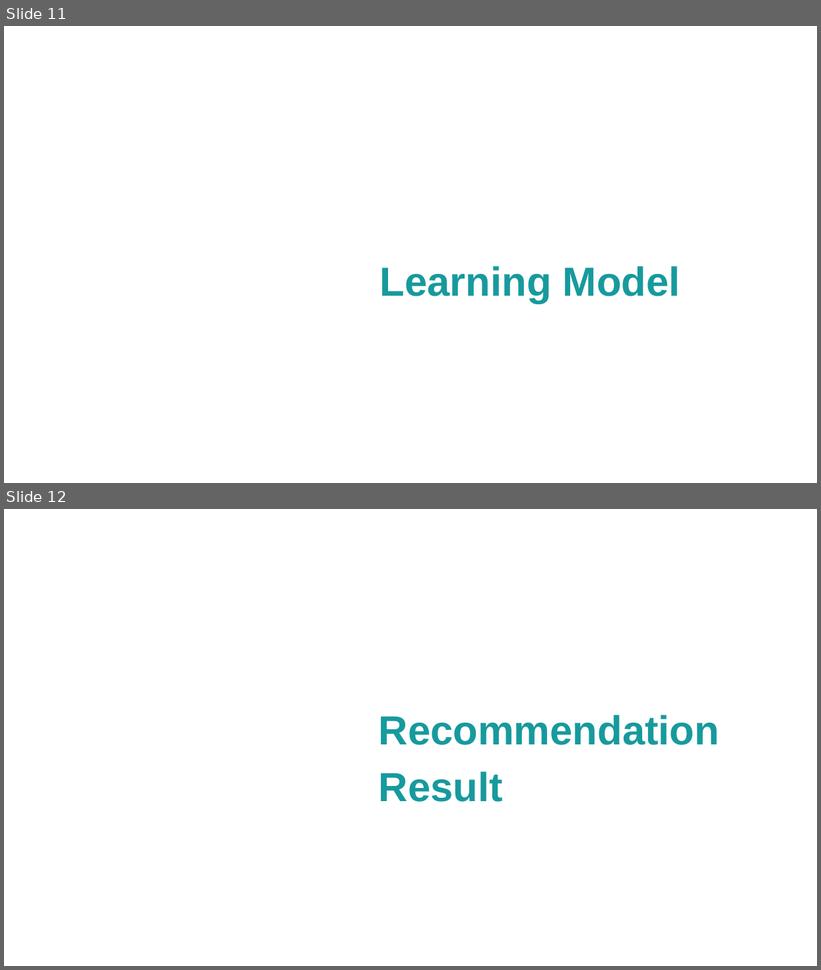
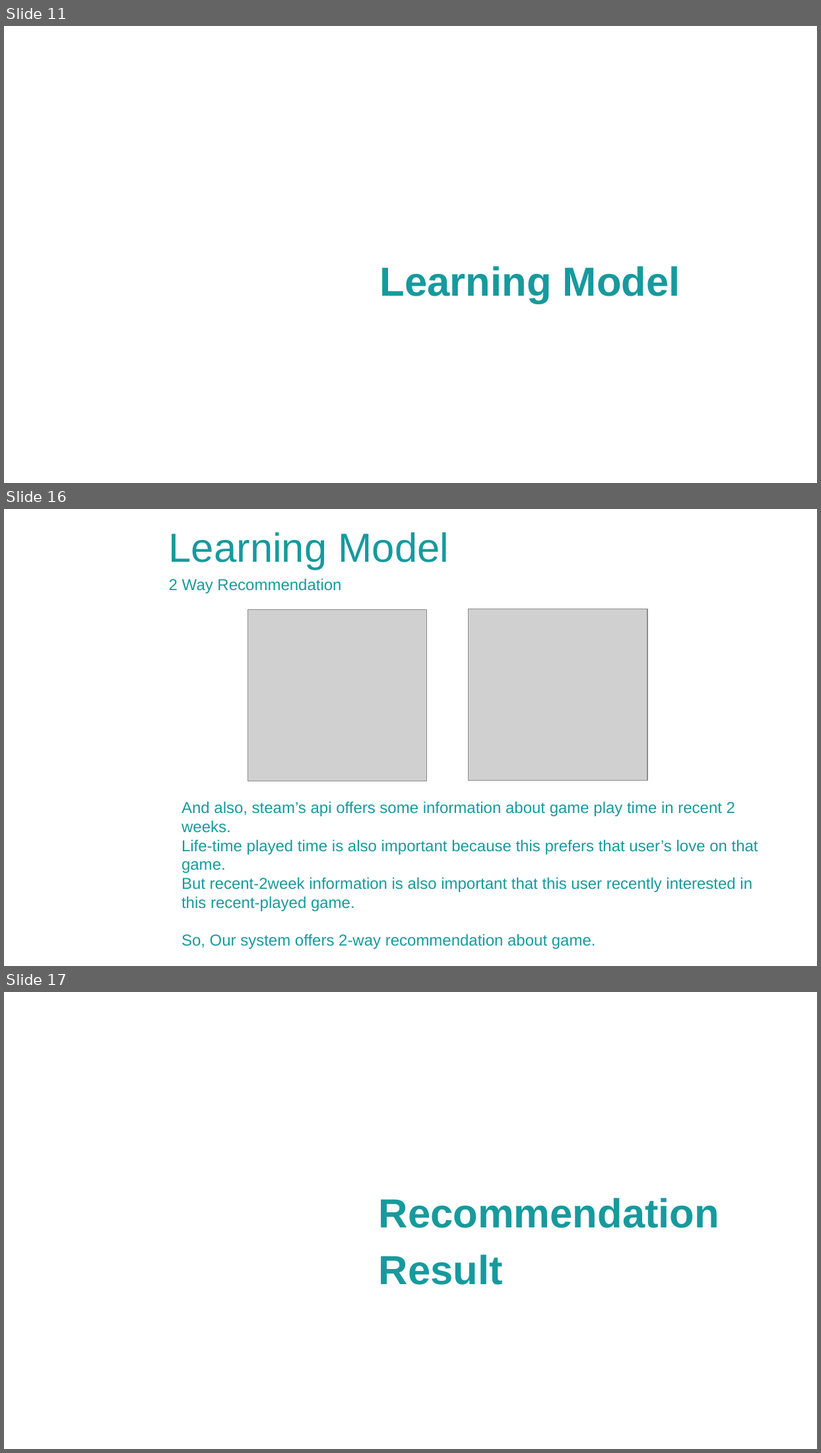
Before and after one commit to yusa-imit/cse20_bigdata_recommender, a slide deck: docs/final_report.pptx. Shown one above the other, each under a label of ours: slides 11 and 12 before the commit, slides 11, 16 and 17 after it; the slides between them are not shown. The pictures are 821x970 and 821x1453 pixels, drawn with LibreOffice and Linux fonts; fonts in the diff are those of the drawing; grey boxes stand for pictures; background and template pictures are left out. Boxes give left, top, right and bottom in pixels: in the first picture for what was removed or moved away, otherwise in the second. Text is boxed around its words. In the diff, an @@ line names an element or a change of style, - is before the commit and + after.

```diff
--- a/docs/final_report.pptx
+++ b/docs/final_report.pptx
@@ slide 16 added at (4, 509, 817, 966), background picture (left out) @@
@@ text added at (169, 532, 450, 569), 36 pt, text #179A9D @@
+Learning Model
@@ text added at (169, 578, 341, 593), 14 pt, text #179A9D @@
+2 Way Recommendation
@@ picture added at (248, 610, 427, 782) @@
@@ picture added at (468, 609, 648, 780) @@
@@ text added at (182, 801, 758, 949), 14 pt, text #179A9D @@
+And also, steam’s api offers some information about game play time in recent 2 weeks.
+Life-time played time is also important because this prefers that user’s love on that game.
+But recent-2week information is also important that this user recently interested in this recent-played game.
+So, Our system offers 2-way recommendation about game.
@@ what was slide 12 is now slide 17 @@
```
Also in this commit, not shown: 6 other slides added.
